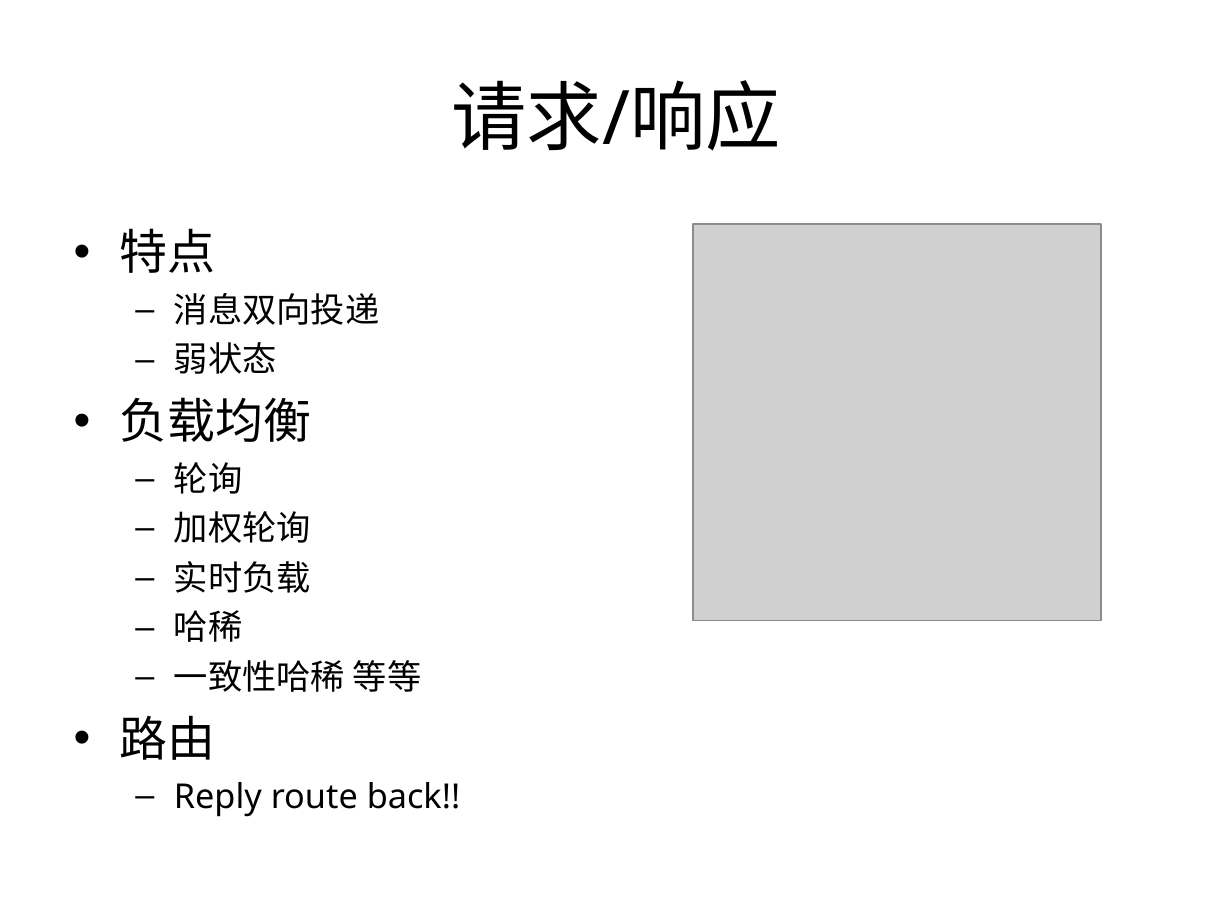
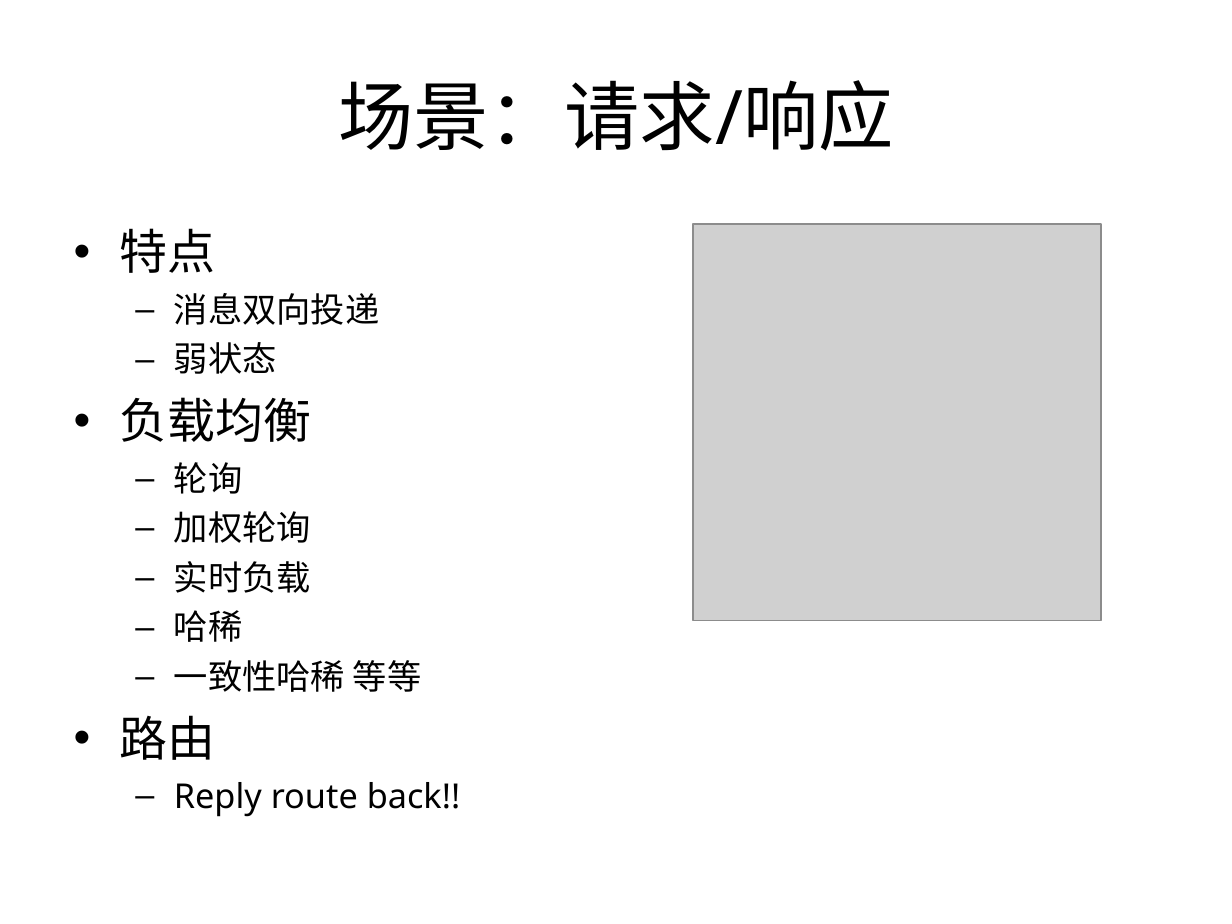
Before and after one commit to proxyio/xio, a slide deck: slide 13 of docs/PROXYIO.ppt (slide 9 before the commit). Drawn at 1232x924 pixels with LibreOffice and Linux fonts; fonts in the diff are those of the drawing; grey boxes stand for pictures. Boxes give left, top, right and bottom in pixels: in the first picture for what was removed or moved away, otherwise in the second. Text is boxed around its words. In the diff, an @@ line names an element or a change of style, - is before the commit and + after.

```diff
--- a/docs/PROXYIO.ppt
+++ b/docs/PROXYIO.ppt
@@ title at (338,80,893,151): text changed @@
-请求/响应
+场景：请求/响应
```
Also in this commit, not shown: 11 other slides changed, 12 slides added.
